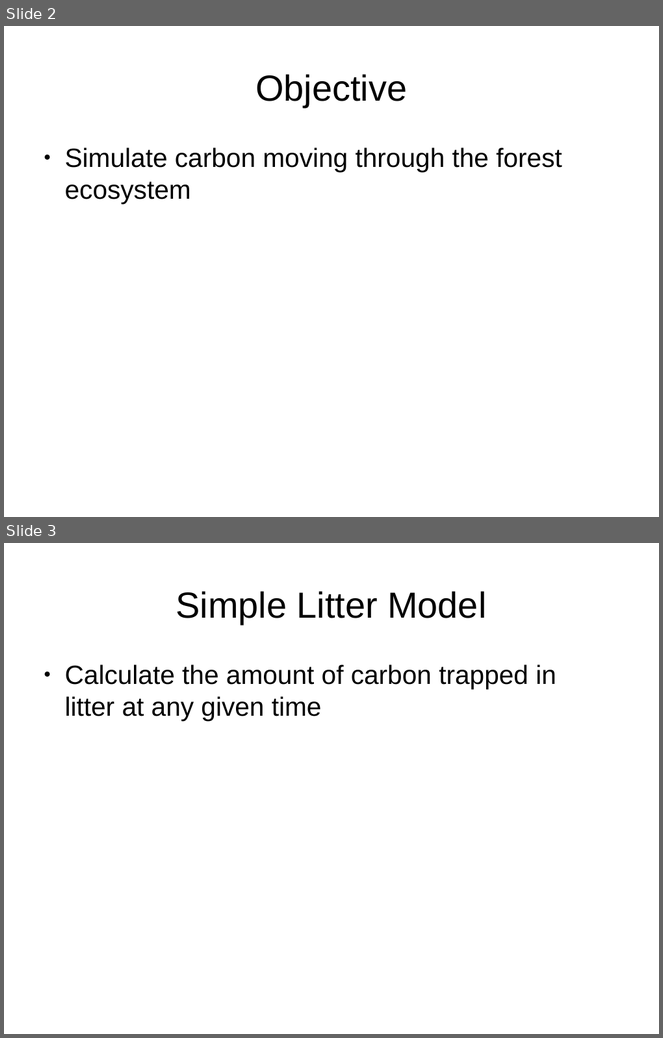
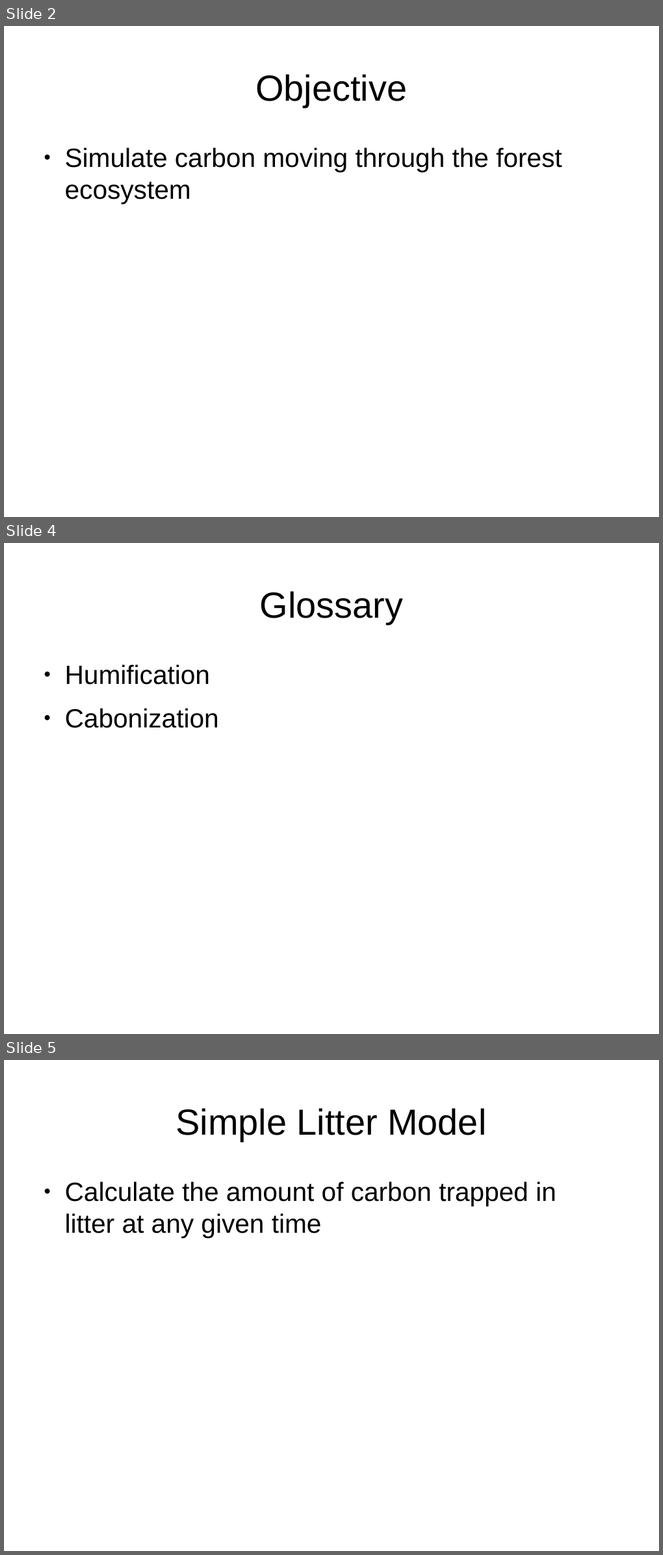
Before and after one commit to colefichter/math372_project_2, a slide deck: slides.odp. Shown one above the other, each under a label of ours: slides 2 and 3 before the commit, slides 2, 4 and 5 after it; the slides between them are not shown. The pictures are 663x1038 and 663x1555 pixels, drawn with LibreOffice and Linux fonts; fonts in the diff are those of the drawing. Boxes give left, top, right and bottom in pixels: in the first picture for what was removed or moved away, otherwise in the second. Text is boxed around its words. In the diff, an @@ line names an element or a change of style, - is before the commit and + after.

Commit message:
Added glossary

```diff
--- a/slides.odp
+++ b/slides.odp
@@ slide 4 added at (x1=4, y1=543, x2=659, y2=1034), background #FFFFFF @@
@@ title added at (x1=260, y1=591, x2=403, y2=624), 44 pt, text #000000 @@
+Glossary
@@ text added at (x1=65, y1=665, x2=219, y2=728), 32 pt, text #000000 @@
+● Humification
+● Cabonization
@@ what was slide 3 is now slide 5 @@
```
Also in this commit, not shown: 1 other slide added.
